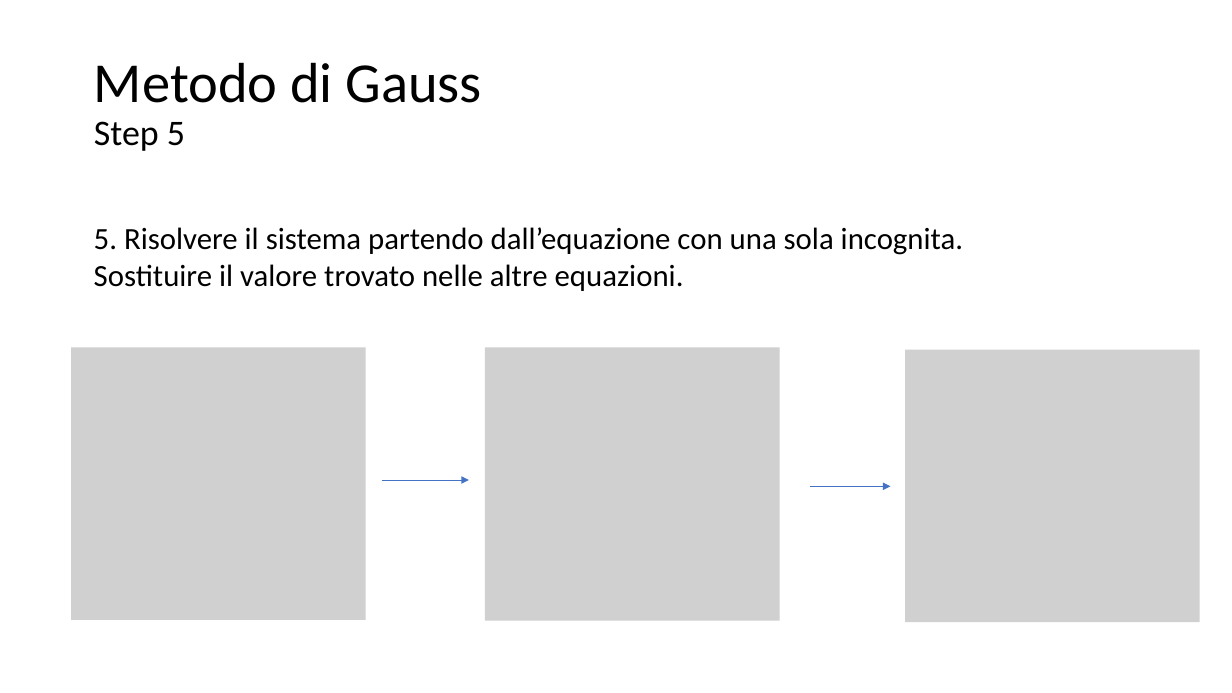
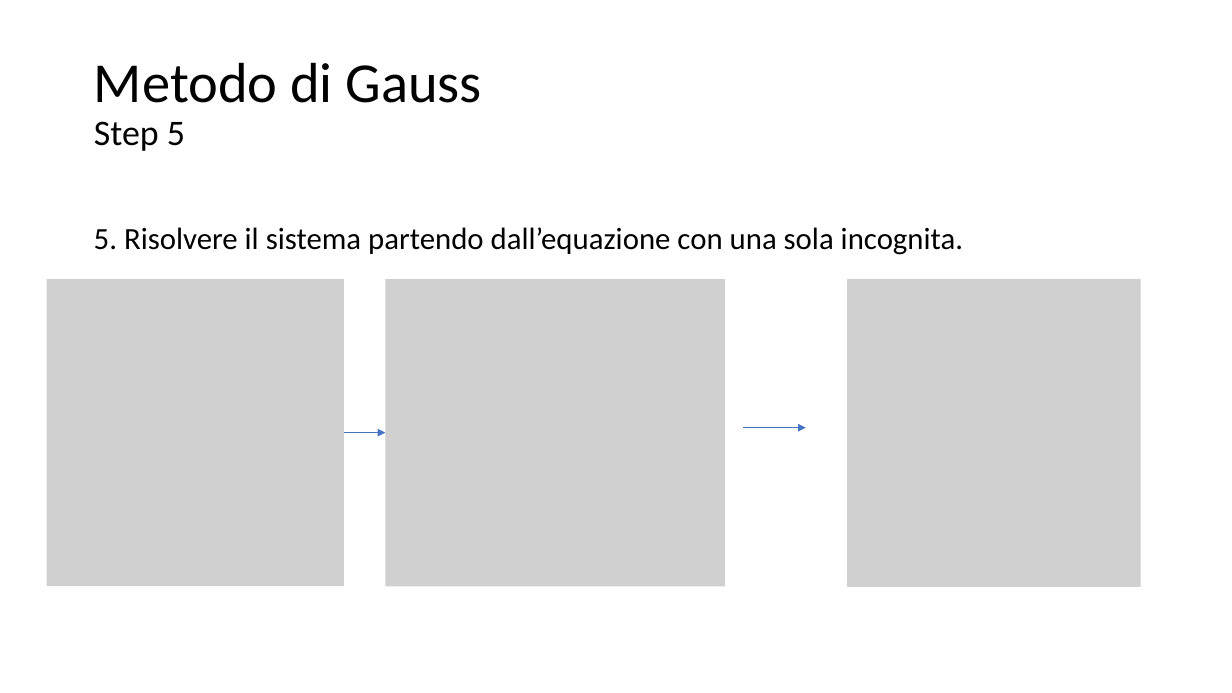
Before and after one commit to matteodelv/GaussLinearSystems, a slide deck: slide 45 of Presentazione.pptx (slide 44 before the commit). Drawn at 1232x693 pixels with LibreOffice and Linux fonts; fonts in the diff are those of the drawing; grey boxes stand for pictures. Boxes give left, top, right and bottom in pixels: in the first picture for what was removed or moved away, otherwise in the second. Text is boxed around its words. In the diff, an @@ line names an element or a change of style, - is before the commit and + after.

```diff
--- a/Presentazione.pptx
+++ b/Presentazione.pptx
@@ text at box(94, 264, 684, 291): paragraph removed @@
-Sostituire il valore trovato nelle altre equazioni.
@@ picture: place and size @@
-picture at box(71, 348, 366, 620)
+picture at box(47, 279, 345, 586)
@@ picture: place and size @@
-picture at box(485, 348, 780, 621)
+picture at box(385, 279, 726, 587)
@@ picture: place and size @@
-picture at box(906, 349, 1201, 622)
+picture at box(848, 279, 1141, 587)
@@ arrow moved from (382, 481) - (470, 481) to (323, 433) - (385, 433) @@
@@ arrow moved from (811, 486) - (891, 486) to (743, 428) - (806, 428) @@
```
Also in this commit, not shown: 2 other slides changed, 2 slides added, 1 slide removed.
